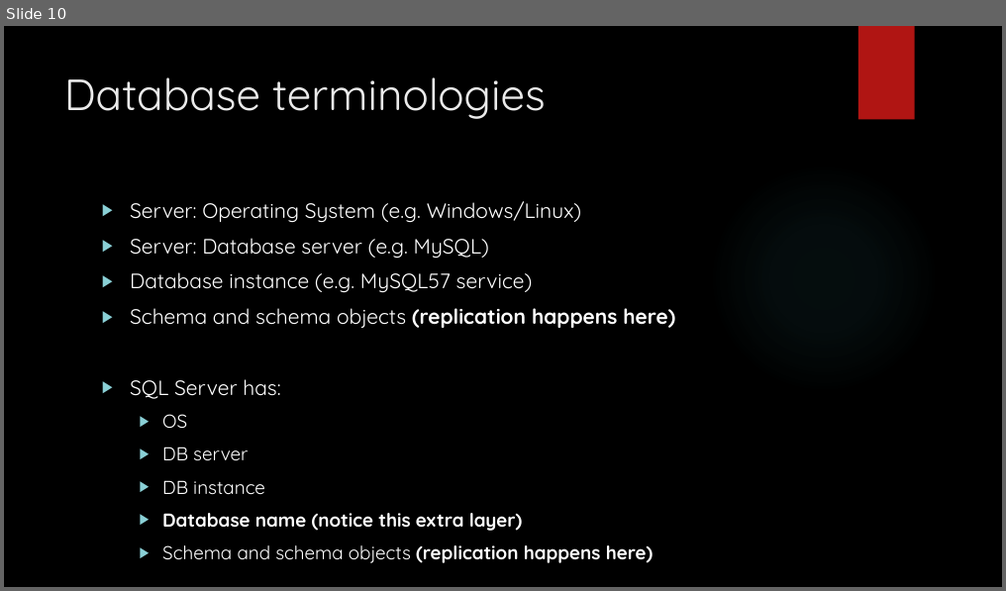
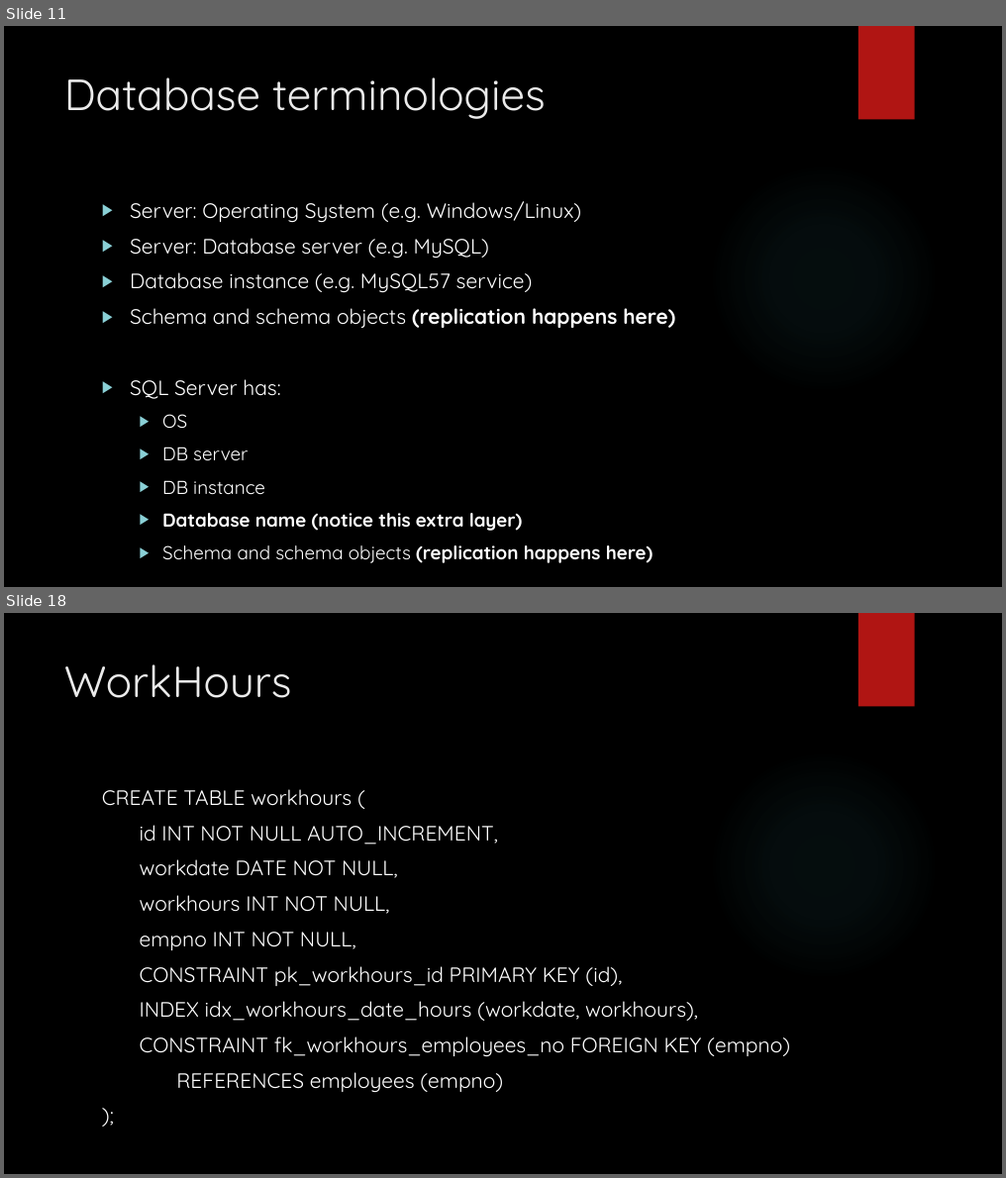
Before and after one commit to zedfoxus/database-bootcamp, a slide deck: Presentation/Database-Bootcamp-Presentation.pptx. Shown one above the other, each under a label of ours: slide 10 before the commit, slides 11 and 18 after it; the slides between them are not shown. The pictures are 1006x591 and 1006x1178 pixels, drawn with LibreOffice and Linux fonts; fonts in the diff are those of the drawing; background and template pictures are left out. Boxes give left, top, right and bottom in pixels: in the first picture for what was removed or moved away, otherwise in the second. Text is boxed around its words. In the diff, an @@ line names an element or a change of style, - is before the commit and + after.

Commit message:
Day 3 table creation

```diff
--- a/Presentation/Database-Bootcamp-Presentation.pptx
+++ b/Presentation/Database-Bootcamp-Presentation.pptx
@@ slide 18 added at [4,613,1002,1174], background picture (left out); not listed: 2 template elements that a slide beside it also shows @@
@@ title added at [64,664,292,698], 42 pt, text #EBEBEB @@
+WorkHours
@@ text added at [102,789,790,1093], 20 pt, text #FFFFFF @@
+CREATE TABLE workhours (
+id INT NOT NULL AUTO_INCREMENT,
+workdate DATE NOT NULL,
+workhours INT NOT NULL,
+empno INT NOT NULL,
+CONSTRAINT pk_workhours_id PRIMARY KEY (id),
+INDEX idx_workhours_date_hours (workdate, workhours),
+CONSTRAINT fk_workhours_employees_no FOREIGN KEY (empno)
+REFERENCES employees (empno)
+);
@@ what was slide 10 is now slide 11 @@
```
Also in this commit, not shown: 1 slide changed, 7 other slides added.
